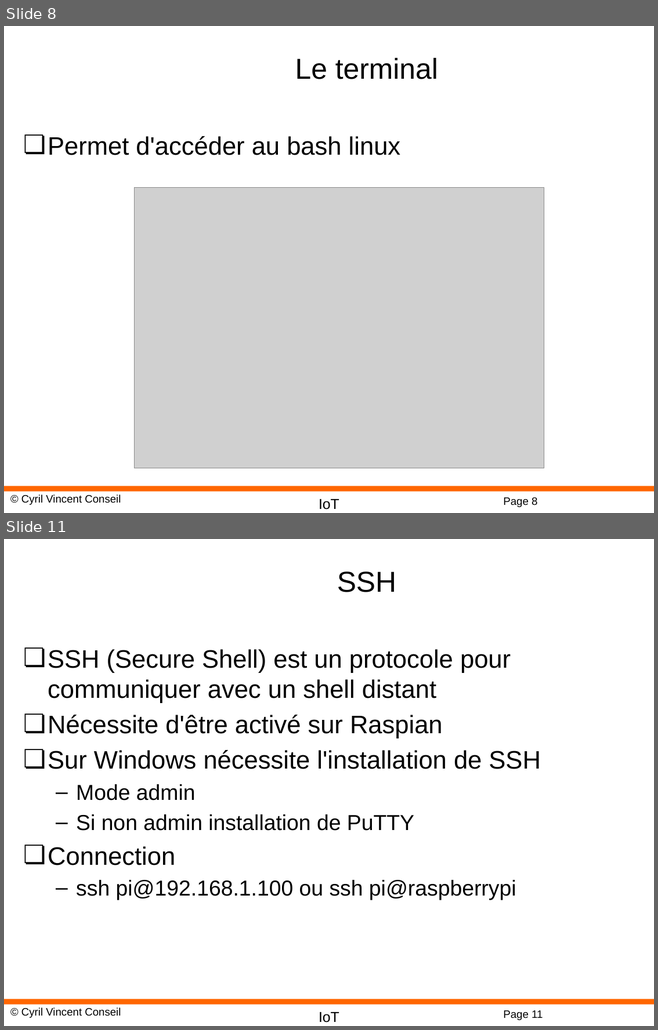
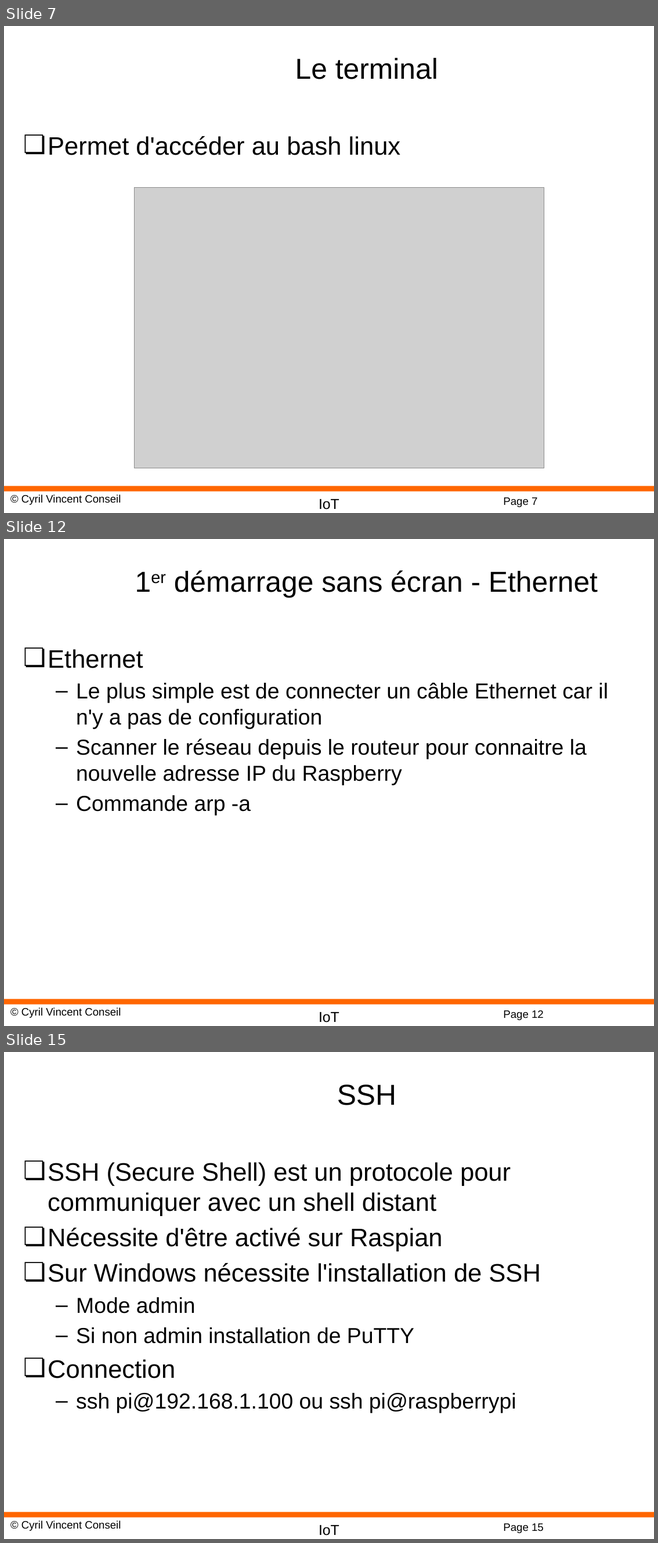
Before and after one commit to cyrilvincent/IoT, a slide deck: ppt/IoT06-Raspbian.pptx. Shown one above the other, each under a label of ours: slides 8 and 11 before the commit, slides 7, 12 and 15 after it; the slides between them are not shown. The pictures are 658x1030 and 658x1543 pixels, drawn with LibreOffice and Linux fonts; fonts in the diff are those of the drawing; grey boxes stand for pictures; background and template pictures are left out. Boxes give left, top, right and bottom in pixels: in the first picture for what was removed or moved away, otherwise in the second. Text is boxed around its words. In the diff, an @@ line names an element or a change of style, - is before the commit and + after.

```diff
--- a/ppt/IoT06-Raspbian.pptx
+++ b/ppt/IoT06-Raspbian.pptx
@@ slide 12 added at [4,539,654,1026], background #FFFFFF; not listed: 4 template elements that a slide beside it also shows @@
@@ title added at [174,570,597,598], 32 pt, text #000000 @@
+1er démarrage sans écran - Ethernet
@@ text added at [48,649,608,816], 24 pt, text #000000 @@
+❏ Ethernet
+  – Le plus simple est de connecter un câble Ethernet car il n'y a pas de configuration
+  – Scanner le réseau depuis le routeur pour connaitre la nouvelle adresse IP du Raspberry
+  – Commande arp -a
@@ what was slide 8 is now slide 7 @@
@@ page number at [503,498,537,507]: text changed @@
-Page 8
+Page 7
@@ what was slide 11 is now slide 15 @@
@@ page number at [503,1524,543,1533]: text changed @@
-Page 11
+Page 15
```
Also in this commit, not shown: 2 slides changed, 3 other slides added, 8 other files.
